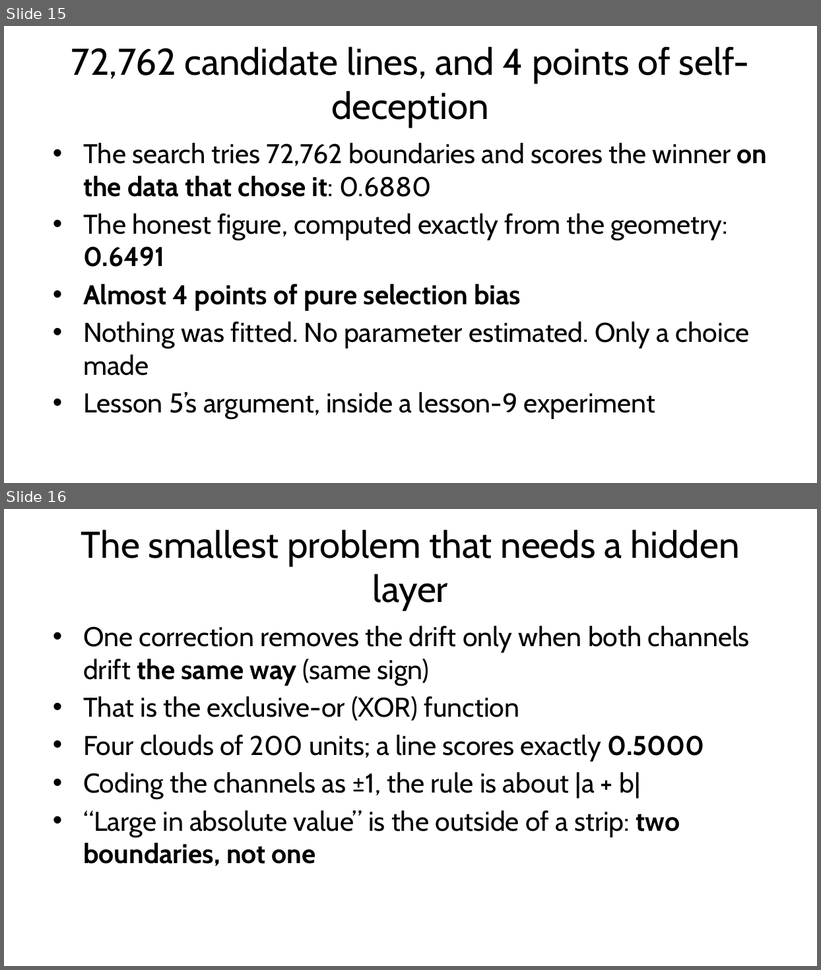
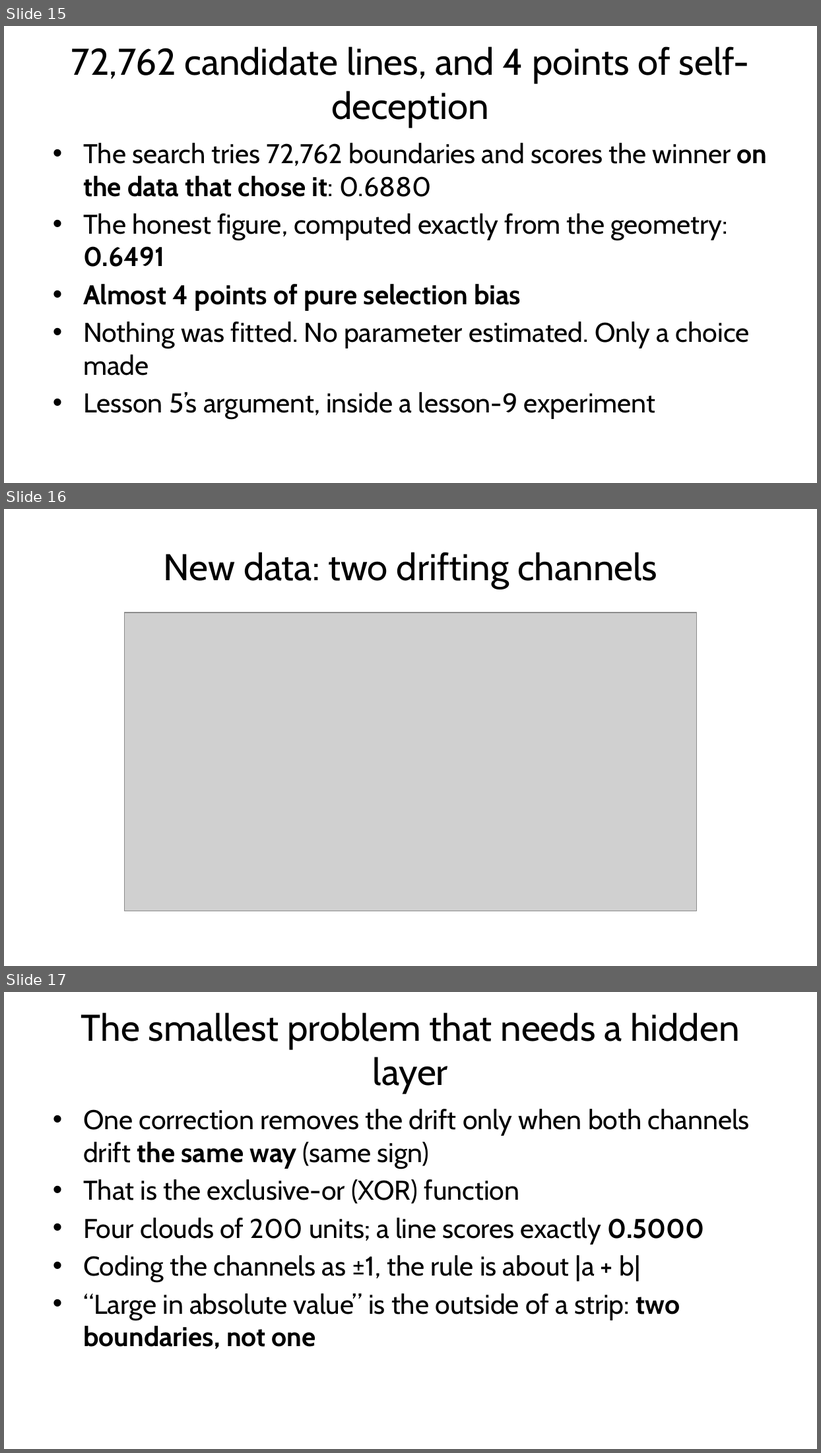
Before and after one commit to fabioantonini/technologies-for-artificial-intelligence, a slide deck: Lessons/09_neural_networks/Slides/neural_networks_slides.pptx. Shown one above the other, each under a label of ours: slides 15 and 16 before the commit, slides 15, 16 and 17 after it. The pictures are 821x970 and 821x1453 pixels, drawn with LibreOffice and Linux fonts; fonts in the diff are those of the drawing; grey boxes stand for pictures; background and template pictures are left out. Boxes give left, top, right and bottom in pixels: in the first picture for what was removed or moved away, otherwise in the second. Text is boxed around its words. In the diff, an @@ line names an element or a change of style, - is before the commit and + after.

```diff
--- a/Lessons/09_neural_networks/Slides/neural_networks_slides.pptx
+++ b/Lessons/09_neural_networks/Slides/neural_networks_slides.pptx
@@ slide 16 added at [4,509,817,966], background #FFFFFF @@
@@ title added at [164,552,657,589], 33 pt, text #1A1A1A @@
+New data: two drifting channels
@@ picture added at [124,613,696,912] @@
@@ what was slide 16 is now slide 17 @@
```
Also in this commit, not shown: 4 slides changed, 1 other slide added, 7 other files.
